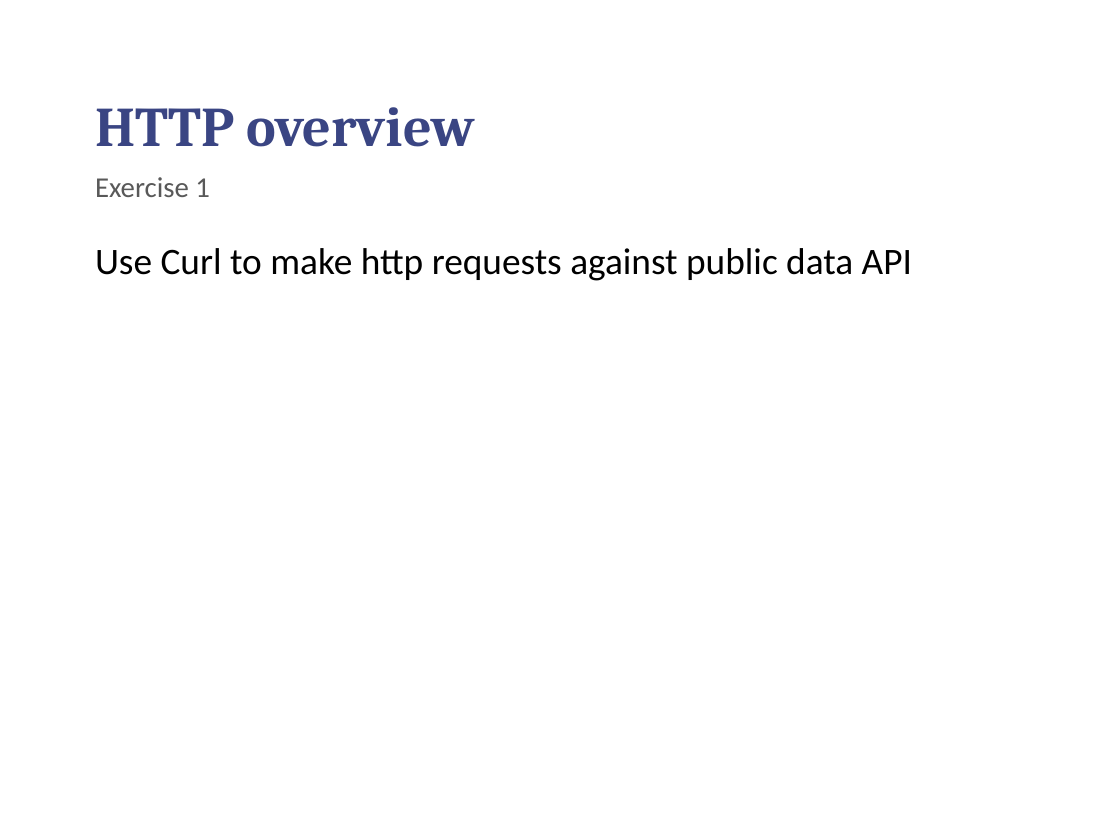
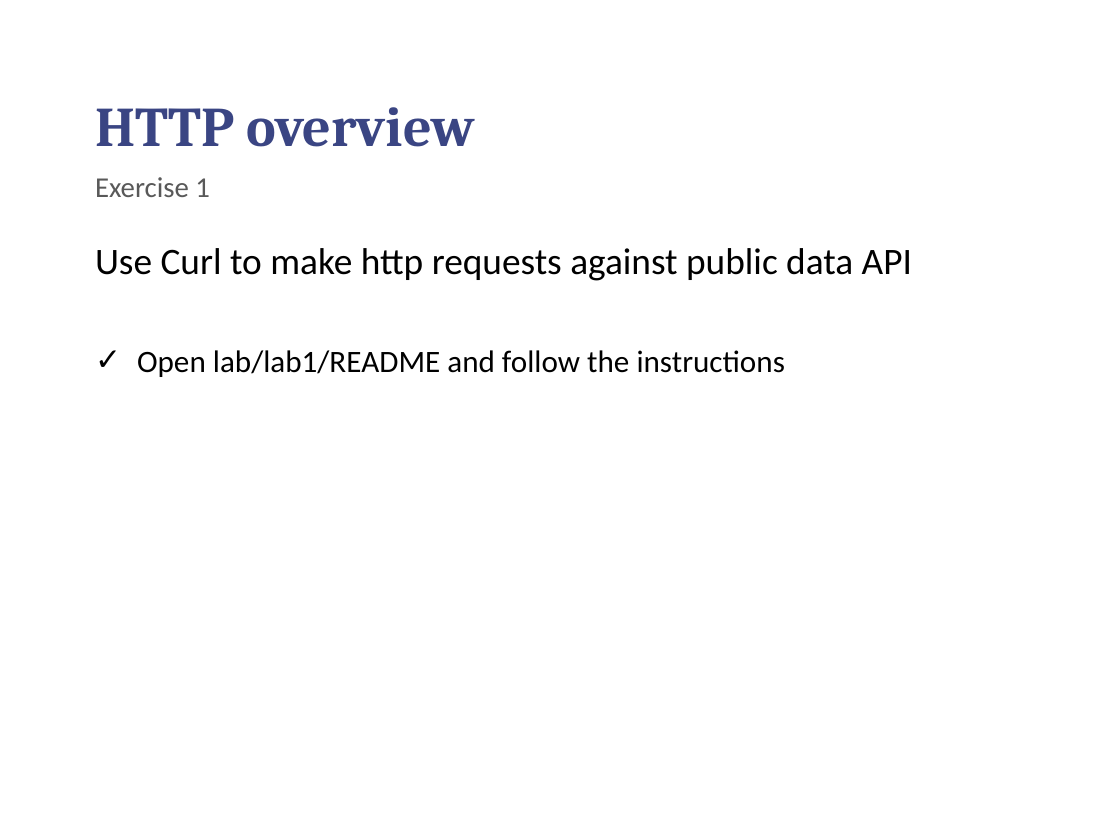
Before and after one commit to chilmers/cadec-healthcare-api-tutorial, a slide deck: slide 11 of Cadec-vårdens-apier.pptx. Drawn at 1120x840 pixels with LibreOffice and Linux fonts; fonts in the diff are those of the drawing; background and template pictures are left out. Boxes give left, top, right and bottom in pixels: in the first picture for what was removed or moved away, otherwise in the second. Text is boxed around its words. In the diff, an @@ line names an element or a change of style, - is before the commit and + after.

```diff
--- a/Cadec-vårdens-apier.pptx
+++ b/Cadec-vårdens-apier.pptx
@@ text at bbox=[137, 350, 785, 377]: paragraph added @@
+✓ Open lab/lab1/README and follow the instructions
```
Also in this commit, not shown: 12 other slides changed.
